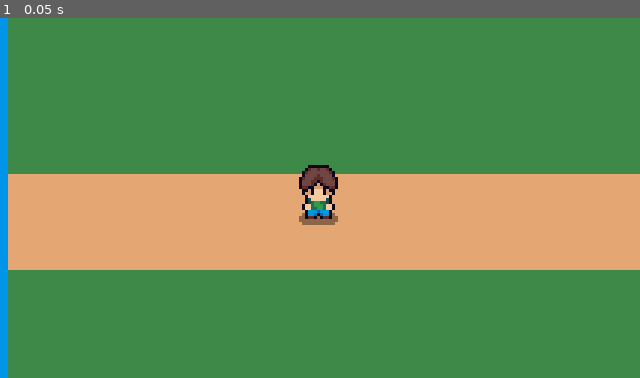
Above: before the commit, frame 1.
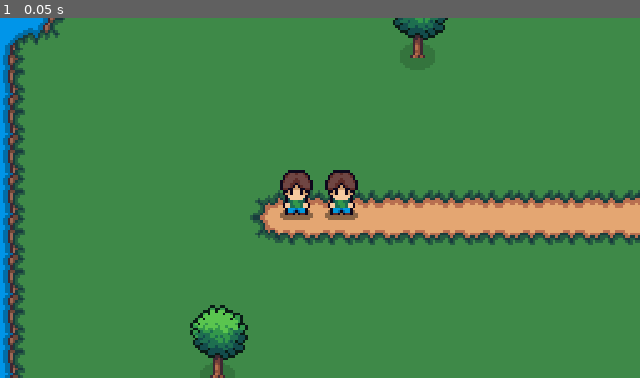
Above: after the commit, the same moment.

Repository: chris-suryo/norfolk-path
Game: Godot game, scene res://scenes/main.tscn
Same seed, same stepped clock (60 frames per second), same inputs: the game is played once before the commit and once after it.
Inputs:
- Up to frame 1 (0.05 s): no input

The runs differ from the first frame. In frame 1, 26% of the frame differs, in the area x 0-100%, y 0-100%.

Commit message:
Add world-building pipeline: ASCII island map, autotiled edges, props, 2P
Slice 2 per the approved plan. The bottleneck for level design was the
hardcoded paint loops in level.gd; the world is now data-driven:

- scripts/island_map.gd: the level as an ASCII grid (legend in-file) --
  terrain, props, and spawns all derive from it. Lives in a .gd const
  because the Web export packs only Godot resources; a .txt map would
  silently vanish from browser builds.
- level.gd: paints the map and picks shoreline/path edge tiles from the
  pack's 3x6 edge sheets by land-neighbor bitmask (verified against the
  decoded PNGs; rows 0-2 blob, 3-4 inner corners, 5 decorative variants).
  Design rule the sheets impose: regions >= 2 tiles wide -- the map
  generator asserts it and unmapped masks fall back to plain center.
- tileset.tres: grass single + path edge sheet + water edge sheet (full
  collision on all cells) + a collision-free water source for bridge
  cells, so the bridge is crossable while the stream still collides.
- main.gd: spawns trees/fences (with collision) and the bridge sprite
  (exact opaque region (5,0,38,54) in Bridge_Wood.png -- the sheet is not
  16px-aligned; found by alpha-scanning) and positions shop/chicken/
  players from map symbols. Props + entities live under a y-sorted World
  node so players walk in front of / behind them correctly; shop.tscn
  re-anchored to its base for correct sorting.
- New 70x45 island designed via the scratchpad real-art preview renderer
  (same mask algorithm, composited with the actual tiles) -- winding
  coast, east pond bay, stream + bridge crossing, fenced shop yard, tree
  clusters. Layout iterated visually in-sandbox before authoring.
- Camera zoom is now @export zoom_level (default 2.5; 3x read too tight
  in the first browser test), tunable live in the Inspector.
- Both players spawn (WASD + arrows) with the camera on a midpoint node,
  deliberately WITHOUT leash logic: the 2P framing problem should be felt
  in playtest before the camera rule is designed. Shop label counts
  nearby players so P2 leaving doesn't hide P1's line.
- critter.gd pecks the chicken (2-frame cycle) -- still the duck stand-in.

Authored headlessly as before: gdformat/gdlint green (CI gate), map
byte-verified against the previewed layout, engine verification is the
Windows import/export/playtest step.

Co-Authored-By: Claude Fable 5 <noreply@anthropic.com>
Claude-Session: https://claude.ai/code/session_01PyCWLhnuhoW79J25QhMwPD

Diff:
--- a/assets/tileset.tres
+++ b/assets/tileset.tres
@@ -1,28 +1,94 @@
-[gd_resource type="TileSet" load_steps=7 format=3]
+[gd_resource type="TileSet" load_steps=8 format=3]
 
 [ext_resource type="Texture2D" path="res://assets/cute_fantasy/Cute_Fantasy_Free/Tiles/Grass_Middle.png" id="1_grass"]
-[ext_resource type="Texture2D" path="res://assets/cute_fantasy/Cute_Fantasy_Free/Tiles/Path_Middle.png" id="2_path"]
-[ext_resource type="Texture2D" path="res://assets/cute_fantasy/Cute_Fantasy_Free/Tiles/Water_Middle.png" id="3_water"]
+[ext_resource type="Texture2D" path="res://assets/cute_fantasy/Cute_Fantasy_Free/Tiles/Path_Tile.png" id="2_path"]
+[ext_resource type="Texture2D" path="res://assets/cute_fantasy/Cute_Fantasy_Free/Tiles/Water_Tile.png" id="3_water"]
 
-[sub_resource type="TileSetAtlasSource" id="TileSetAtlasSource_grass"]
+[sub_resource type="TileSetAtlasSource" id="Atlas_grass"]
 texture = ExtResource("1_grass")
 texture_region_size = Vector2i(16, 16)
 0:0/0 = 0
 
-[sub_resource type="TileSetAtlasSource" id="TileSetAtlasSource_path"]
+[sub_resource type="TileSetAtlasSource" id="Atlas_path"]
 texture = ExtResource("2_path")
 texture_region_size = Vector2i(16, 16)
 0:0/0 = 0
+1:0/0 = 0
+2:0/0 = 0
+0:1/0 = 0
+1:1/0 = 0
+2:1/0 = 0
+0:2/0 = 0
+1:2/0 = 0
+2:2/0 = 0
+0:3/0 = 0
+1:3/0 = 0
+0:4/0 = 0
+1:4/0 = 0
+0:5/0 = 0
+1:5/0 = 0
+2:5/0 = 0
 
-[sub_resource type="TileSetAtlasSource" id="TileSetAtlasSource_water"]
+[sub_resource type="TileSetAtlasSource" id="Atlas_water"]
 texture = ExtResource("3_water")
 texture_region_size = Vector2i(16, 16)
 0:0/0 = 0
 0:0/0/physics_layer_0/polygon_0/points = PackedVector2Array(-8, -8, 8, -8, 8, 8, -8, 8)
+1:0/0 = 0
+1:0/0/physics_layer_0/polygon_0/points = PackedVector2Array(-8, -8, 8, -8, 8, 8, -8, 8)
+2:0/0 = 0
+2:0/0/physics_layer_0/polygon_0/points = PackedVector2Array(-8, -8, 8, -8, 8, 8, -8, 8)
+0:1/0 = 0
+0:1/0/physics_layer_0/polygon_0/points = PackedVector2Array(-8, -8, 8, -8, 8, 8, -8, 8)
+1:1/0 = 0
+1:1/0/physics_layer_0/polygon_0/points = PackedVector2Array(-8, -8, 8, -8, 8, 8, -8, 8)
+2:1/0 = 0
+2:1/0/physics_layer_0/polygon_0/points = PackedVector2Array(-8, -8, 8, -8, 8, 8, -8, 8)
+0:2/0 = 0
+0:2/0/physics_layer_0/polygon_0/points = PackedVector2Array(-8, -8, 8, -8, 8, 8, -8, 8)
+1:2/0 = 0
+1:2/0/physics_layer_0/polygon_0/points = PackedVector2Array(-8, -8, 8, -8, 8, 8, -8, 8)
+2:2/0 = 0
+2:2/0/physics_layer_0/polygon_0/points = PackedVector2Array(-8, -8, 8, -8, 8, 8, -8, 8)
+0:3/0 = 0
+0:3/0/physics_layer_0/polygon_0/points = PackedVector2Array(-8, -8, 8, -8, 8, 8, -8, 8)
+1:3/0 = 0
+1:3/0/physics_layer_0/polygon_0/points = PackedVector2Array(-8, -8, 8, -8, 8, 8, -8, 8)
+0:4/0 = 0
+0:4/0/physics_layer_0/polygon_0/points = PackedVector2Array(-8, -8, 8, -8, 8, 8, -8, 8)
+1:4/0 = 0
+1:4/0/physics_layer_0/polygon_0/points = PackedVector2Array(-8, -8, 8, -8, 8, 8, -8, 8)
+0:5/0 = 0
+0:5/0/physics_layer_0/polygon_0/points = PackedVector2Array(-8, -8, 8, -8, 8, 8, -8, 8)
+1:5/0 = 0
+1:5/0/physics_layer_0/polygon_0/points = PackedVector2Array(-8, -8, 8, -8, 8, 8, -8, 8)
+2:5/0 = 0
+2:5/0/physics_layer_0/polygon_0/points = PackedVector2Array(-8, -8, 8, -8, 8, 8, -8, 8)
+
+[sub_resource type="TileSetAtlasSource" id="Atlas_water_walk"]
+texture = ExtResource("3_water")
+texture_region_size = Vector2i(16, 16)
+0:0/0 = 0
+1:0/0 = 0
+2:0/0 = 0
+0:1/0 = 0
+1:1/0 = 0
+2:1/0 = 0
+0:2/0 = 0
+1:2/0 = 0
+2:2/0 = 0
+0:3/0 = 0
+1:3/0 = 0
+0:4/0 = 0
+1:4/0 = 0
+0:5/0 = 0
+1:5/0 = 0
+2:5/0 = 0
 
 [resource]
 tile_size = Vector2i(16, 16)
 physics_layer_0/collision_layer = 1
-sources/0 = SubResource("TileSetAtlasSource_grass")
-sources/1 = SubResource("TileSetAtlasSource_path")
-sources/2 = SubResource("TileSetAtlasSource_water")
+sources/0 = SubResource("Atlas_grass")
+sources/1 = SubResource("Atlas_path")
+sources/2 = SubResource("Atlas_water")
+sources/3 = SubResource("Atlas_water_walk")
--- a/scenes/main.tscn
+++ b/scenes/main.tscn
@@ -1,28 +1,44 @@
-[gd_scene load_steps=6 format=3]
+[gd_scene load_steps=9 format=3]
 
-[ext_resource type="PackedScene" path="res://scenes/level.tscn" id="1_level"]
-[ext_resource type="PackedScene" path="res://scenes/player.tscn" id="2_player"]
-[ext_resource type="Script" path="res://scripts/follow_camera.gd" id="3_cam"]
-[ext_resource type="PackedScene" path="res://scenes/shop.tscn" id="4_shop"]
-[ext_resource type="Texture2D" path="res://assets/cute_fantasy/Cute_Fantasy_Free/Animals/Chicken/Chicken.png" id="5_chicken"]
+[ext_resource type="Script" path="res://scripts/main.gd" id="1_main"]
+[ext_resource type="Script" path="res://scripts/follow_camera.gd" id="8_cam"]
+[ext_resource type="PackedScene" path="res://scenes/level.tscn" id="2_level"]
+[ext_resource type="PackedScene" path="res://scenes/shop.tscn" id="3_shop"]
+[ext_resource type="Texture2D" path="res://assets/cute_fantasy/Cute_Fantasy_Free/Animals/Chicken/Chicken.png" id="4_chicken"]
+[ext_resource type="Script" path="res://scripts/critter.gd" id="5_critter"]
+[ext_resource type="PackedScene" path="res://scenes/player.tscn" id="6_player"]
+[ext_resource type="Script" path="res://scripts/midpoint.gd" id="7_midpoint"]
 
 [node name="Main" type="Node2D"]
+script = ExtResource("1_main")
 
-[node name="Level" parent="." instance=ExtResource("1_level")]
+[node name="Level" parent="." instance=ExtResource("2_level")]
 
-[node name="Shop" parent="." instance=ExtResource("4_shop")]
-position = Vector2(416, 240)
+[node name="GroundProps" type="Node2D" parent="."]
 
-[node name="Chicken" type="Sprite2D" parent="."]
-position = Vector2(712, 296)
-texture = ExtResource("5_chicken")
+[node name="World" type="Node2D" parent="."]
+y_sort_enabled = true
+
+[node name="Shop" parent="World" instance=ExtResource("3_shop")]
+
+[node name="Chicken" type="Sprite2D" parent="World"]
+texture = ExtResource("4_chicken")
+offset = Vector2(0, -10)
 hframes = 2
 vframes = 2
+script = ExtResource("5_critter")
 
-[node name="Player" parent="." instance=ExtResource("2_player")]
-position = Vector2(136, 328)
+[node name="Player" parent="World" instance=ExtResource("6_player")]
+
+[node name="Player2" parent="World" instance=ExtResource("6_player")]
+player_index = 2
+
+[node name="CameraTarget" type="Node2D" parent="World"]
+script = ExtResource("7_midpoint")
+target_a_path = NodePath("../Player")
+target_b_path = NodePath("../Player2")
 
 [node name="Camera2D" type="Camera2D" parent="."]
-script = ExtResource("3_cam")
-target_path = NodePath("../Player")
+script = ExtResource("8_cam")
+target_path = NodePath("../World/CameraTarget")
 bounds_source_path = NodePath("../Level")
--- a/scenes/shop.tscn
+++ b/scenes/shop.tscn
@@ -7,20 +7,21 @@
 size = Vector2(88, 56)
 
 [sub_resource type="CircleShape2D" id="CircleShape2D_door"]
-radius = 56.0
+radius = 48.0
 
 [node name="ShopSign" type="StaticBody2D"]
 script = ExtResource("1_shop")
 
 [node name="Sprite2D" type="Sprite2D" parent="."]
+offset = Vector2(0, -56)
 texture = ExtResource("2_house")
 
 [node name="CollisionShape2D" type="CollisionShape2D" parent="."]
-position = Vector2(0, 34)
+position = Vector2(0, -26)
 shape = SubResource("RectangleShape2D_base")
 
 [node name="Area2D" type="Area2D" parent="."]
-position = Vector2(0, 48)
+position = Vector2(0, 4)
 
 [node name="CollisionShape2D" type="CollisionShape2D" parent="Area2D"]
 shape = SubResource("CircleShape2D_door")
--- /dev/null
+++ b/scripts/critter.gd
@@ -0,0 +1,19 @@
+class_name Critter
+extends Sprite2D
+
+## Cycles a couple of spritesheet frames so a critter reads as alive.
+## Not an animation system — one accumulator, no states.
+
+## Frames per second for the idle cycle.
+@export var fps := 2.0
+## How many frames to cycle through, starting at first_frame.
+@export var frame_count := 2
+## First frame of the cycle within the sheet.
+@export var first_frame := 0
+
+var _time := 0.0
+
+
+func _process(delta: float) -> void:
+	_time += delta
+	frame = first_frame + int(_time * fps) % frame_count
--- a/scripts/follow_camera.gd
+++ b/scripts/follow_camera.gd
@@ -10,9 +10,12 @@
 ## reference) so a bad path fails loudly instead of leaving the camera
 ## silently parked at its own default (0, 0) position with no visible error.
 
-## Path to the node this camera tracks (assigned in the scene — the player in
-## Slice 1).
+## Path to the node this camera tracks (the players' midpoint node).
 @export var target_path: NodePath
+
+## Camera magnification: higher = closer. 3.0 felt too tight in the first
+## browser test; tune live in the Inspector while the game runs.
+@export var zoom_level := 2.5
 
 ## Path to the TileMapLayer whose painted bounds clamp the camera. Empty path
 ## = no clamping.
@@ -23,8 +26,7 @@
 
 
 func _ready() -> void:
-	# zoom > 1 magnifies: 3x makes the 16px pixel art read big and crisp.
-	zoom = Vector2(3, 3)
+	zoom = Vector2(zoom_level, zoom_level)
 
 	if target_path.is_empty():
 		push_error("FollowCamera: target_path is unset — camera will not follow anything.")
--- /dev/null
+++ b/scripts/island_map.gd
@@ -0,0 +1,102 @@
+class_name IslandMap
+extends RefCounted
+
+## The island level as an ASCII map — the single source of truth for layout.
+##
+## Edit this string to redesign the level; terrain, props, and entity spawn
+## points all derive from it (level.gd paints terrain, main.gd places props
+## and entities). Lives in a .gd const rather than a .txt because the Web
+## export packs only Godot resources — a text file would silently vanish
+## from browser builds.
+##
+## Legend:
+##   ~  water (impassable)          .  grass
+##   #  path                        S  spawn point (on path; P2 beside P1)
+##   B  bridge (walkable water — bridge sprite drawn on top)
+##   T  big oak tree (collides)     t  small oak (collides)
+##   F  fence segment (collides)    H  Evan's shop (anchor = house base/door)
+##   C  chicken (Ariana stand-in — should become a duck)
+##
+## Design rules the art imposes (edge sheets have no strip tiles):
+##   - keep water and path regions at least 2 tiles wide
+##   - avoid diagonal-only pinches; the preview renderer catches violations
+
+const TILE_SIZE := 16
+
+const MAP := """
+~~~~~~~~~~~~~~~~~~~~~~~~~~~~~~~~~~~~~~~~~~~~~~~~~~~~~~~~~~~~~~~~~~~~~~
+~~~~~~~~~~~~~~~~~~~~~~~~~~~~~~~~~~~~~~~~~~~~~~~~~~~~~~~~~~~~~~~~~~~~~~
+~~~~~~~~~~~~~~~~~~~~~~~~~~~~~~~~~~~~~~~~~~~~~~~~~~~~~~~~~~~~~~~~~~~~~~
+~~~~~~~~~~~~~~~~~~~~~~~~~~~~~~~~~~~~....~~~~~~~~~~~~~~~~~~~~~~~~~~~~~~
+~~~~~~~~~~~~~~~~~~~~~~~......~~~~..........~~~~~~~~~~~~~~~~~~~~~~~~~~~
+~~~~~~~~~~~~~~~~~~~~t.................t.............~~~~~~~~~~~~~~~~~~
+~~~~~~~~~~~~~~..T................T..................T..~~~~~~~~~~~~~~~
+~~~~~~~~~~~~................................t...............~~~~~~~~~~
+~~~~~~~~~~~.T...................................T............~~~~~~~~~
+~~~~~~~~~~.........F..........F.....T....................T....~~~~~~~~
+~~~~~~~~~..........F..........F................................~~~~~~~
+~~~~~~~~...........F..........F................................~~~~~~~
+~~~~~~~~.t.........F..........F........................t........~~~~~~
+~~~~~~~............F..........F.................................~~~~~~
+~~~~~~.............F....H.....F..................................~~~~~
+~~~~~..............FFFF.##.FFFF........................~~~~~~~...~~~~~
+~~~~....................##...........................~~~~~~~~~~~..~~~~
+~~~.........t...........##.........................~~~~~~~~~~~~~~~.~~~
+~~~.....................##........................~~~~~~~~~~~~~~~~~~~~
+~~~.....................##........................~~~~~~~~~~~~~~~~~~~~
+~~~.....#S##############################BB##########~~~~~~~~~~~~~~~~~~
+~~~.....################################BB##########~~~~~~~~~~~~~~~~~~
+~~~.....................................~~.......~~~~~~~~~~~~~~~~~~~~~
+~~~.....................................~~.......~~~~~~~~~~~~~~~~~~~~~
+~~~.....................................~~....C.~~~~~~~~~~~~~~~~~~~~~~
+~~~....t................................~~......~~~~~~~~~~~~~~~~~~~~~~
+~~~.....................................~~......~~~~~~~~~~~~~~~~~~~~~~
+~~~...........................T.........~~.......~~~~~~~~~~~~~~~~~~~~~
+~~~~.............t......................~~.......~~~~~~~~~~~~~~~..~~~~
+~~~~~...................................~~.........~~~~~~~~~~~...~~~~~
+~~~~~~....T.......................T.....~~.......................~~~~~
+~~~~~~~.............T.......t...........~~.......t..............~~~~~~
+~~~~~~~.................................~~......................~~~~~~
+~~~~~~~.......T.........................~~...T..................~~~~~~
+~~~~~~~..................T..............~~......................~~~~~~
+~~~~~~~~................................~~......................~~~~~~
+~~~~~~~~~...............................~~.....................~~~~~~~
+~~~~~~~~~~~.............................~~....................~~~~~~~~
+~~~~~~~~~~~~~...........................~~..................~~~~~~~~~~
+~~~~~~~~~~~~~~~.........................~~...........~~~~~~~~~~~~~~~~~
+~~~~~~~~~~~~~~~~~~~~....................~~.........~~~~~~~~~~~~~~~~~~~
+~~~~~~~~~~~~~~~~~~~~~~~......~~~~~......~~.~~~~~~~~~~~~~~~~~~~~~~~~~~~
+~~~~~~~~~~~~~~~~~~~~~~~~~~~~~~~~~~~~....~~~~~~~~~~~~~~~~~~~~~~~~~~~~~~
+~~~~~~~~~~~~~~~~~~~~~~~~~~~~~~~~~~~~~~~~~~~~~~~~~~~~~~~~~~~~~~~~~~~~~~
+~~~~~~~~~~~~~~~~~~~~~~~~~~~~~~~~~~~~~~~~~~~~~~~~~~~~~~~~~~~~~~~~~~~~~~
+"""
+
+
+static func rows() -> PackedStringArray:
+	return MAP.strip_edges().split("\n")
+
+
+## World-space center of a map cell.
+static func cell_center(cell: Vector2i) -> Vector2:
+	return Vector2(cell) * TILE_SIZE + Vector2(TILE_SIZE, TILE_SIZE) / 2.0
+
+
+## All cells carrying the given symbol.
+static func find_all(symbol: String) -> Array[Vector2i]:
+	var found: Array[Vector2i] = []
+	var lines := rows()
+	for y in lines.size():
+		var row := lines[y]
+		for x in row.length():
+			if row[x] == symbol:
+				found.append(Vector2i(x, y))
+	return found
+
+
+## The single cell carrying the given symbol; pushes an error if absent.
+static func find_one(symbol: String) -> Vector2i:
+	var found := find_all(symbol)
+	if found.is_empty():
+		push_error("IslandMap: no '%s' symbol in MAP." % symbol)
+		return Vector2i.ZERO
+	return found[0]
--- a/scripts/level.gd
+++ b/scripts/level.gd
@@ -1,59 +1,120 @@
 class_name Level
 extends TileMapLayer
 
-## Grass-island level, painted in code at runtime.
+## Terrain painter: renders IslandMap.MAP into tiles at runtime.
 ##
-## The layout is generated with set_cell() rather than hand-painted in the
-## editor because this project was authored headlessly (no editor available,
-## and a TileMapLayer's binary tile data isn't safe to hand-write). Theme:
-## a grass island ringed by impassable water, a path winding from the west
-## spawn toward a pond at the east end. Uses the Cute Fantasy "middle" fill
-## tiles only — edge/corner autotiling is a later polish pass.
+## Painting happens in code because this project is authored headlessly
+## (TileMapLayer's packed tile data isn't safe to hand-write), and the map
+## itself lives in scripts/island_map.gd as ASCII. Edge tiles (shorelines,
+## path borders) are picked per-cell from the pack's 3x6 edge sheets by
+## looking at the 8 neighbors — no editor terrain sets needed, and the same
+## algorithm is mirrored in the scratchpad preview renderer, so layouts are
+## verified visually before they ever reach the engine.
 ##
-## Layout map (tile coords, 60x40):
-##   - water ring: 2 tiles thick around the border
-##   - pond: x 46..59, y 10..26 (merges into the east ring, reads as a bay)
-##   - path leg 1: x 2..31, y 20..21 (west spawn -> bend)
-##   - path leg 2: x 30..31, y 12..21 (the bend, heading north)
-##   - path leg 3: x 30..45, y 12..13 (east to the pond edge)
-##   - Evan's shop sits just north of leg 1 (placed in main.tscn)
+## Props and entities are NOT painted here — main.gd places those (they need
+## Y-sorting against the players, which a tile layer can't provide).
+
+enum Terrain { GRASS, PATH, WATER, WATER_WALKABLE }
 
 const SOURCE_GRASS := 0
 const SOURCE_PATH := 1
 const SOURCE_WATER := 2
-const ATLAS_ORIGIN := Vector2i(0, 0)
+const SOURCE_WATER_WALKABLE := 3
 
-## Level size in tiles. 60x40 @ 16px = 960x640 px, well past the 640x360 view.
-const WIDTH := 60
-const HEIGHT := 40
+const CENTER := Vector2i(1, 1)
 
-## Water ring thickness in tiles.
-const RING := 2
+## Edge-sheet atlas cell keyed by a land-neighbor bitmask (N=1, S=2, E=4,
+## W=8). Sheet layout (verified by decoding the PNGs): rows 0-2 = 3x3 blob
+## (corners/edges/center), rows 3-4 = inner corners, row 5 = decorative
+## center variants. Unmapped combos fall back to the plain center — the map
+## design keeps regions >= 2 tiles wide so those never occur.
+const EDGE_BY_LAND_MASK := {
+	1: Vector2i(1, 0),
+	2: Vector2i(1, 2),
+	4: Vector2i(2, 1),
+	8: Vector2i(0, 1),
+	5: Vector2i(2, 0),
+	9: Vector2i(0, 0),
+	6: Vector2i(2, 2),
+	10: Vector2i(0, 2),
+}
+
+var _rows: PackedStringArray
 
 
 func _ready() -> void:
+	_rows = IslandMap.rows()
 	_paint()
 
 
-func _paint() -> void:
-	# Grass everywhere, water ring around the outer edge.
-	for y in HEIGHT:
-		for x in WIDTH:
-			var in_ring := x < RING or y < RING or x >= WIDTH - RING or y >= HEIGHT - RING
-			var source := SOURCE_WATER if in_ring else SOURCE_GRASS
-			set_cell(Vector2i(x, y), source, ATLAS_ORIGIN)
-
-	# Pond at the east end, connected to the ring so it reads as a bay.
-	_fill_rect(46, 10, WIDTH - 46, 17, SOURCE_WATER)
-
-	# Path from the west spawn to the pond edge: two horizontal legs joined
-	# by a vertical bend.
-	_fill_rect(2, 20, 30, 2, SOURCE_PATH)
-	_fill_rect(30, 12, 2, 10, SOURCE_PATH)
-	_fill_rect(30, 12, 16, 2, SOURCE_PATH)
+static func terrain_of(symbol: String) -> Terrain:
+	match symbol:
+		"~":
+			return Terrain.WATER
+		"B":
+			return Terrain.WATER_WALKABLE
+		"#", "S":
+			return Terrain.PATH
+		_:
+			return Terrain.GRASS
 
 
-func _fill_rect(x: int, y: int, w: int, h: int, source: int) -> void:
-	for dy in h:
-		for dx in w:
-			set_cell(Vector2i(x + dx, y + dy), source, ATLAS_ORIGIN)
+func _paint() -> void:
+	for y in _rows.size():
+		var row := _rows[y]
+		for x in row.length():
+			var cell := Vector2i(x, y)
+			match terrain_of(row[x]):
+				Terrain.GRASS:
+					set_cell(cell, SOURCE_GRASS, Vector2i.ZERO)
+				Terrain.PATH:
+					set_cell(cell, SOURCE_PATH, _edge_cell(x, y, false))
+				Terrain.WATER:
+					set_cell(cell, SOURCE_WATER, _edge_cell(x, y, true))
+				Terrain.WATER_WALKABLE:
+					# Same water art, collision-free source — the bridge
+					# sprite (main.gd) draws on top.
+					set_cell(cell, SOURCE_WATER_WALKABLE, _edge_cell(x, y, true))
+
+
+func _is_same(x: int, y: int, water: bool) -> bool:
+	# Off-map counts as water: the map edge is open ocean.
+	if y < 0 or y >= _rows.size() or x < 0 or x >= _rows[y].length():
+		return water
+	var t := terrain_of(_rows[y][x])
+	if water:
+		return t == Terrain.WATER or t == Terrain.WATER_WALKABLE
+	return t == Terrain.PATH
+
+
+## Picks the atlas cell in a 3x6 edge sheet for the material cell at (x, y).
+func _edge_cell(x: int, y: int, water: bool) -> Vector2i:
+	var mask := 0
+	if not _is_same(x, y - 1, water):
+		mask |= 1
+	if not _is_same(x, y + 1, water):
+		mask |= 2
+	if not _is_same(x + 1, y, water):
+		mask |= 4
+	if not _is_same(x - 1, y, water):
+		mask |= 8
+	if mask == 0:
+		return _interior_cell(x, y, water)
+	return EDGE_BY_LAND_MASK.get(mask, CENTER)
+
+
+## No land on any cardinal: inner corners for diagonal land, else the plain
+## center with deterministic decorative variants sprinkled in.
+func _interior_cell(x: int, y: int, water: bool) -> Vector2i:
+	var result := CENTER
+	if not _is_same(x + 1, y + 1, water):
+		result = Vector2i(0, 3)
+	elif not _is_same(x - 1, y + 1, water):
+		result = Vector2i(1, 3)
+	elif not _is_same(x + 1, y - 1, water):
+		result = Vector2i(0, 4)
+	elif not _is_same(x - 1, y - 1, water):
+		result = Vector2i(1, 4)
+	elif (x * 7 + y * 13) % 17 == 0:
+		result = Vector2i((x + y) % 3, 5)
+	return result
--- /dev/null
+++ b/scripts/main.gd
@@ -0,0 +1,116 @@
+extends Node2D
+
+## Scene orchestrator: places entities and spawns props from IslandMap.
+##
+## level.gd paints terrain; this script handles everything that must Y-sort
+## against the players (trees, fences, the shop, the chicken) plus the
+## bridge, which always draws under everyone (GroundProps, unsorted).
+## The map is the single source of truth for all positions.
+
+const DECOR_DIR := "res://assets/cute_fantasy/Cute_Fantasy_Free/Outdoor decoration/"
+
+## Exact opaque box of the E-W walkway sprite inside Bridge_Wood.png
+## (found by scanning the sheet's alpha channel — it is not 16px-aligned).
+const BRIDGE_REGION := Rect2(5, 0, 38, 54)
+
+var _rows := IslandMap.rows()
+var _oak: Texture2D = load(DECOR_DIR + "Oak_Tree.png")
+var _oak_small: Texture2D = load(DECOR_DIR + "Oak_Tree_Small.png")
+var _fences: Texture2D = load(DECOR_DIR + "Fences.png")
+var _bridge: Texture2D = load(DECOR_DIR + "Bridge_Wood.png")
+
+@onready var _world: Node2D = $World
+@onready var _ground_props: Node2D = $GroundProps
+
+
+func _ready() -> void:
+	var spawn := IslandMap.cell_center(IslandMap.find_one("S"))
+	$World/Player.position = spawn
+	$World/Player2.position = spawn + Vector2(18, 0)
+	$World/Shop.position = IslandMap.cell_center(IslandMap.find_one("H"))
+	$World/Chicken.position = IslandMap.cell_center(IslandMap.find_one("C"))
+	_spawn_trees()
+	_spawn_fences()
+	_spawn_bridge()
+
+
+func _symbol(x: int, y: int) -> String:
+	if y < 0 or y >= _rows.size() or x < 0 or x >= _rows[y].length():
+		return "~"
+	return _rows[y][x]
+
+
+func _spawn_trees() -> void:
+	for cell in IslandMap.find_all("T"):
+		# Sprite offset puts the trunk base at the node origin (for Y-sort).
+		_add_prop(_oak, Rect2(), Vector2(0, -30), cell, Vector2(0, -2), Vector2(12, 8))
+	for cell in IslandMap.find_all("t"):
+		# Middle sprite of the 3 in Oak_Tree_Small.png.
+		_add_prop(
+			_oak_small, Rect2(32, 0, 32, 48), Vector2(0, -16), cell, Vector2(0, -2), Vector2(10, 6)
+		)
+
+
+func _spawn_fences() -> void:
+	for cell in IslandMap.find_all("F"):
+		var left := _symbol(cell.x - 1, cell.y) == "F"
+		var right := _symbol(cell.x + 1, cell.y) == "F"
+		var up := _symbol(cell.x, cell.y - 1) == "F"
+		var down := _symbol(cell.x, cell.y + 1) == "F"
+		var piece: Vector2i
+		var col_size: Vector2
+		if left or right:
+			piece = (
+				Vector2i(2, 0) if left and right else (Vector2i(1, 0) if right else Vector2i(3, 0))
+			)
+			col_size = Vector2(16, 6)
+		elif up or down:
+			piece = Vector2i(0, 1) if up and down else (Vector2i(0, 0) if down else Vector2i(0, 2))
+			col_size = Vector2(6, 16)
+		else:
+			piece = Vector2i(0, 3)
+			col_size = Vector2(6, 6)
+		var region := Rect2(piece.x * 16, piece.y * 16, 16, 16)
+		_add_prop(_fences, region, Vector2.ZERO, cell, Vector2.ZERO, col_size)
+
+
+func _spawn_bridge() -> void:
+	var cells := IslandMap.find_all("B")
+	if cells.is_empty():
+		return
+	var center := Vector2.ZERO
+	for cell in cells:
+		center += IslandMap.cell_center(cell)
+	center /= cells.size()
+	var sprite := Sprite2D.new()
+	sprite.texture = _bridge
+	sprite.region_enabled = true
+	sprite.region_rect = BRIDGE_REGION
+	sprite.position = center
+	_ground_props.add_child(sprite)
+
+
+func _add_prop(
+	texture: Texture2D,
+	region: Rect2,
+	sprite_offset: Vector2,
+	cell: Vector2i,
+	collider_offset: Vector2,
+	collider_size: Vector2
+) -> void:
+	var body := StaticBody2D.new()
+	body.position = IslandMap.cell_center(cell)
+	var sprite := Sprite2D.new()
+	sprite.texture = texture
+	if region.size != Vector2.ZERO:
+		sprite.region_enabled = true
+		sprite.region_rect = region
+	sprite.offset = sprite_offset
+	body.add_child(sprite)
+	var collider := CollisionShape2D.new()
+	var shape := RectangleShape2D.new()
+	shape.size = collider_size
+	collider.shape = shape
+	collider.position = collider_offset
+	body.add_child(collider)
+	_world.add_child(body)
--- /dev/null
+++ b/scripts/midpoint.gd
@@ -0,0 +1,33 @@
+class_name Midpoint
+extends Node2D
+
+## Sits at the midpoint of two nodes — the camera target for shared-screen
+## 2-player. Deliberately has NO leash/clamp logic yet: the players can walk
+## apart until both leave the view. That's intentional for the co-op test —
+## feel the problem in playtest first, then decide the camera rule.
+
+## The two nodes to average (the two players).
+@export var target_a_path: NodePath
+@export var target_b_path: NodePath
+
+var _a: Node2D
+var _b: Node2D
+
+
+func _ready() -> void:
+	_a = get_node_or_null(target_a_path) as Node2D
+	_b = get_node_or_null(target_b_path) as Node2D
+	if _a == null or _b == null:
+		push_error("Midpoint: target paths did not resolve; camera will not track properly.")
+	_update_position()
+
+
+func _physics_process(_delta: float) -> void:
+	_update_position()
+
+
+func _update_position() -> void:
+	if _a != null and _b != null:
+		global_position = (_a.global_position + _b.global_position) / 2.0
+	elif _a != null:
+		global_position = _a.global_position
--- a/scripts/shop_sign.gd
+++ b/scripts/shop_sign.gd
@@ -10,6 +10,10 @@
 
 ## The line shown when the player is near.
 @export var line: String = "Toasted, or the old way?"
+
+## How many players are currently in range — with 2P, the label stays up
+## until BOTH walk away.
+var _players_near := 0
 
 @onready var _label: Label = $CanvasLayer/Label
 @onready var _area: Area2D = $Area2D
@@ -24,9 +28,11 @@
 
 func _on_body_entered(body: Node2D) -> void:
 	if body is Player:
+		_players_near += 1
 		_label.visible = true
 
 
 func _on_body_exited(body: Node2D) -> void:
 	if body is Player:
-		_label.visible = false
+		_players_near = maxi(0, _players_near - 1)
+		_label.visible = _players_near > 0
Not shown, changed: PROJECT.md
